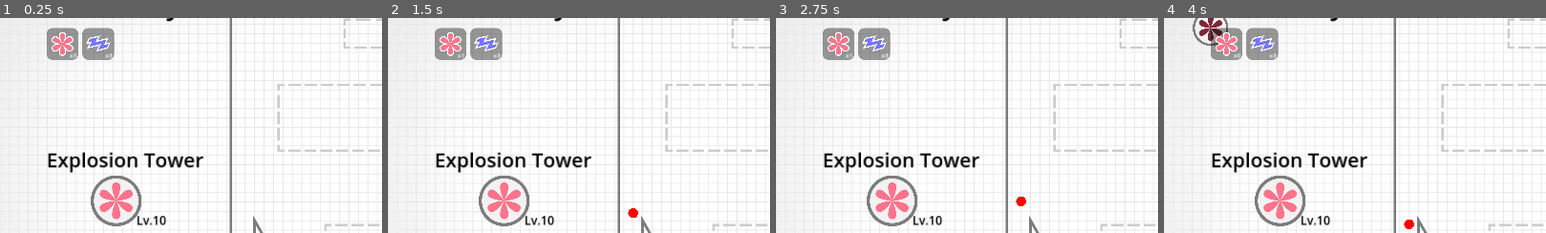
Above: before the commit, frames 1-4 (left to right).
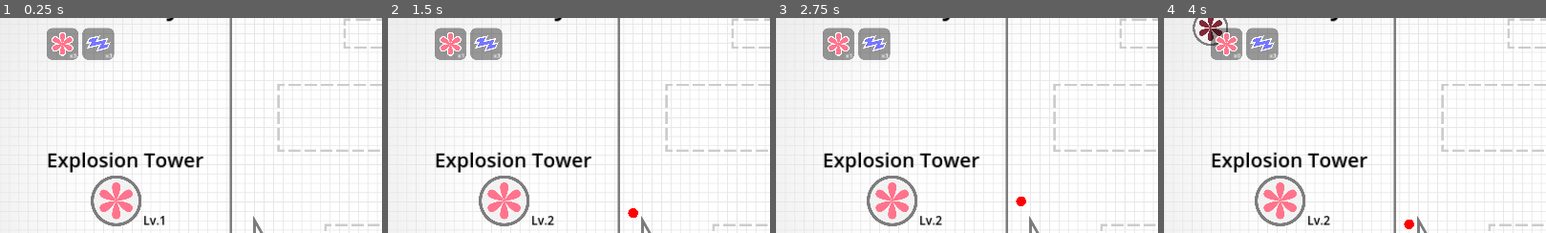
Above: after the commit, the same moments.

Repository: cxhuy/ptd
Game: Godot game, scene res://scenes/game.tscn
The game is run twice, just before and just after one commit, with the same random seed, the same clock (stepped at 60 frames per second) and the same inputs.
Inputs (mouse positions are % of the whole screen's width and height, from its top left):
- Up to frame 1 (0.25 s): no input
- Up to frame 2 (1.5 s): click "Upgrade 3 / 2" at 0.5 s; click "Start Wave" at 1.25 s
- Up to frame 3 (2.75 s): click "Start Wave" at 2 s
- Up to frame 4 (4 s): click "Sell Tower" at 2.75 s; tap Enter at 3.5 s; move the mouse to (8, 18) at 3.52 s; hold / (rightFlip) from 3.53 s (still down); hold Space (addBall) from 3.53 s (still down); click (8, 18) at 3.67 s
The pictures show only the part of the screen within x 0-50%, y 12-62%; the shares and areas given below are measured in that part.

The runs differ from the first frame. In frame 1, 0.2% of the frame differs, in the area x 36-44%, y 92-97%; in frame 2, 0.2%; in frame 3, 0.2%; in frame 4, 0.2%.

Commit message:
feat: update tower level label

Diff:
--- a/scripts/ui.gd
+++ b/scripts/ui.gd
@@ -24,6 +24,7 @@
 	$Panel/TowerData/TowerName.text = towerData["name"]
 	$Panel/TowerData/TowerImage/TowerSprite.texture = \
 		load("res://sprites/towers/tower" + str(towerId) + "/tower" + str(towerId) + "_on.svg")
+	$Panel/TowerData/TowerImage/TowerLevel.text = "Lv." + str(towerData["level"])
 	$Panel/TowerData/TowerDesc.text = towerData["description"]
 	var towerStats: String
 	for stat in towerData["stats"]:
